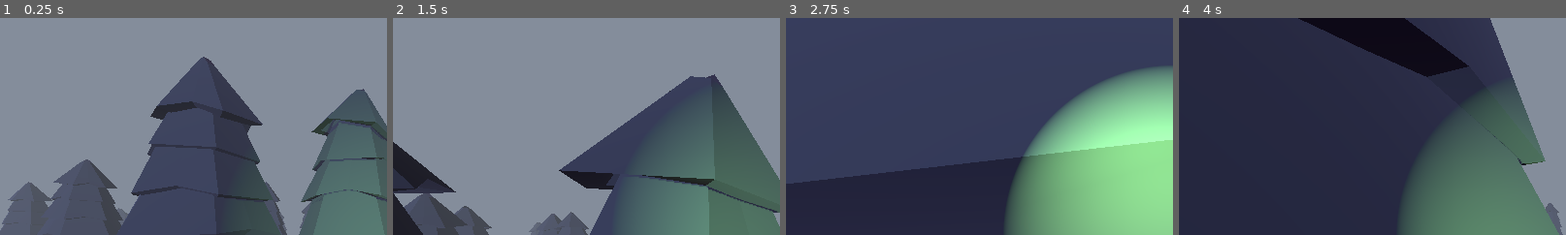
Above: before the commit, frames 1-4 (left to right).
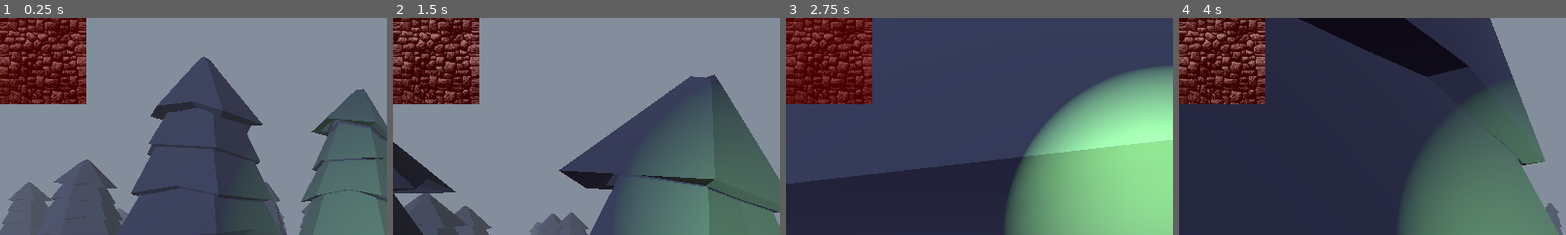
Above: after the commit, the same moments.

Repository: PawlakAidan/GodotProj1
Game: Godot game, scene res://Scenes/environment1.tscn
Same seed, same stepped clock (60 frames per second), same inputs: the game is played once before the commit and once after it. The engine's default icon, where the game draws it, is replaced by a stand-in: a white triangle on a blue panel in a dark square.
Inputs (mouse positions are % of the whole screen's width and height, from its top left):
- Up to frame 1 (0.25 s): no input
- Up to frame 2 (1.5 s): tap Enter (ui_accept) at 0.5, 0.77 s; move the mouse to (55, 50) at 0.52 s; hold Up (ui_up) from 0.53 s (still down); move the mouse to (45, 50) at 1.27 s
- Up to frame 3 (2.75 s): keep holding Up (ui_up); tap Enter (ui_accept) at 1.52 s; move the mouse to (52, 48) at 2.02 s
- Up to frame 4 (4 s): keep holding Up (ui_up); move the mouse to (49, 52) at 2.77 s; tap Enter (ui_accept) at 3.02, 3.77 s; move the mouse to (57, 51) at 3.52 s
The pictures show only the part of the screen within x 0-50%, y 0-50%; the shares and areas given below are measured in that part.

The runs differ from the first frame. In frame 1, 8.9% of the frame differs, in the area x 0-23%, y 0-40%; in frame 2, 8.9%; in frame 3, 8.9%; in frame 4, 8.9%.

Commit message:
tweaked insanity meter to use stone png background and pulse, needs heavy refining

Diff:
--- /dev/null
+++ b/Scenes/blood.gdshader
@@ -0,0 +1,20 @@
+shader_type canvas_item;
+
+uniform float insanity : hint_range(0.0, 1.0); // 0.0 is safe, 1.0 is crazy
+
+void fragment() {
+    // Get the original blood texture color
+    vec4 color = texture(TEXTURE, UV);
+
+    // Create a pulsing effect that speeds up with insanity
+    float pulse = (sin(TIME * (2.0 + insanity * 10.0)) + 1.0) * 0.5;
+
+    // As insanity rises, we darken the blood and add the pulse
+    vec3 dark_blood = vec3(0.4, 0.0, 0.0);
+    vec3 bright_blood = color.rgb;
+
+    // Mix the colors: more insanity = darker, more pulsing red
+    vec3 final_rgb = mix(bright_blood, dark_blood, insanity * 0.5 + pulse * 0.2 * insanity);
+
+    COLOR = vec4(final_rgb, color.a);
+}
--- a/Scenes/environment1.tscn
+++ b/Scenes/environment1.tscn
@@ -6,7 +6,10 @@
 [ext_resource type="PackedScene" uid="uid://c2ivsohao5ck6" path="res://Entities/Enemies/Cultist/cultist.tscn" id="2_ccn0c"]
 [ext_resource type="PackedScene" uid="uid://h5xaq37ddfo6" path="res://Assets/Environment/rock.tscn" id="3_5aqpm"]
 [ext_resource type="Script" uid="uid://da6ml5y2g045s" path="res://Entities/Enemies/enemy_spawner.gd" id="6_5aqpm"]
-[ext_resource type="Texture2D" uid="uid://c37dmw2pmtt1w" path="res://icon.svg" id="7_eo37t"]
+[ext_resource type="Shader" uid="uid://dsuu75je7q5pi" path="res://Scenes/blood.gdshader" id="7_rr5ow"]
+[ext_resource type="Texture2D" uid="uid://d1bb7q85gqmd4" path="res://Assets/UI/stone.jpg" id="8_2i6bb"]
+[ext_resource type="Texture2D" uid="uid://bio80lru1c5qb" path="res://Assets/UI/blood.jpg" id="9_appwy"]
+[ext_resource type="Script" uid="uid://w2832g66ewok" path="res://Scenes/texture_progress_bar.gd" id="10_2i6bb"]
 
 [sub_resource type="PackedScene" id="PackedScene_bo1e2"]
 _bundled = {
@@ -47,6 +50,10 @@
 volumetric_fog_density = 0.25
 volumetric_fog_albedo = Color(0.16200075, 7.159449e-05, 0.20285338, 1)
 
+[sub_resource type="ShaderMaterial" id="ShaderMaterial_8kup2"]
+shader = ExtResource("7_rr5ow")
+shader_parameter/insanity = 0.0
+
 [node name="Environment1" type="Node3D"]
 script = ExtResource("1_ccn0c")
 tree_scene = ExtResource("2_bo1e2")
@@ -86,8 +93,14 @@
 [node name="CanvasLayer" type="CanvasLayer" parent="."]
 
 [node name="TextureProgressBar" type="TextureProgressBar" parent="CanvasLayer"]
-offset_right = 40.0
-offset_bottom = 40.0
-texture_progress = ExtResource("7_eo37t")
+material = SubResource("ShaderMaterial_8kup2")
+offset_right = 128.0
+offset_bottom = 128.0
+nine_patch_stretch = true
+stretch_margin_left = 10
+stretch_margin_right = 10
+texture_under = ExtResource("8_2i6bb")
+texture_progress = ExtResource("9_appwy")
+script = ExtResource("10_2i6bb")
 
 [connection signal="timeout" from="EnemySpawner/Timer" to="EnemySpawner" method="_on_timer_timeout"]
--- /dev/null
+++ b/Scenes/texture_progress_bar.gd
@@ -0,0 +1,12 @@
+extends TextureProgressBar
+
+func _process(_delta):
+	# Instant value update
+	value = GameManager.sanity
+
+	# Convert 100-0 sanity into 0.0-1.0 insanity
+	var insanity_val = (100.0 - GameManager.sanity) / 100.0
+
+	# Update the shader intensity
+	if material is ShaderMaterial:
+		material.set_shader_parameter("insanity", insanity_val)
Binary file added: Assets/UI/blood.jpg
Not shown, added: Assets/UI/blood.jpg.import
Binary file added: Assets/UI/stone.jpg
Not shown, added: Assets/UI/stone.jpg.import
Not shown, added: Scenes/blood.gdshader.uid
Not shown: 1 places in Scenes/environment1.tscn that only renumber resources
Not shown, added: Scenes/texture_progress_bar.gd.uid
